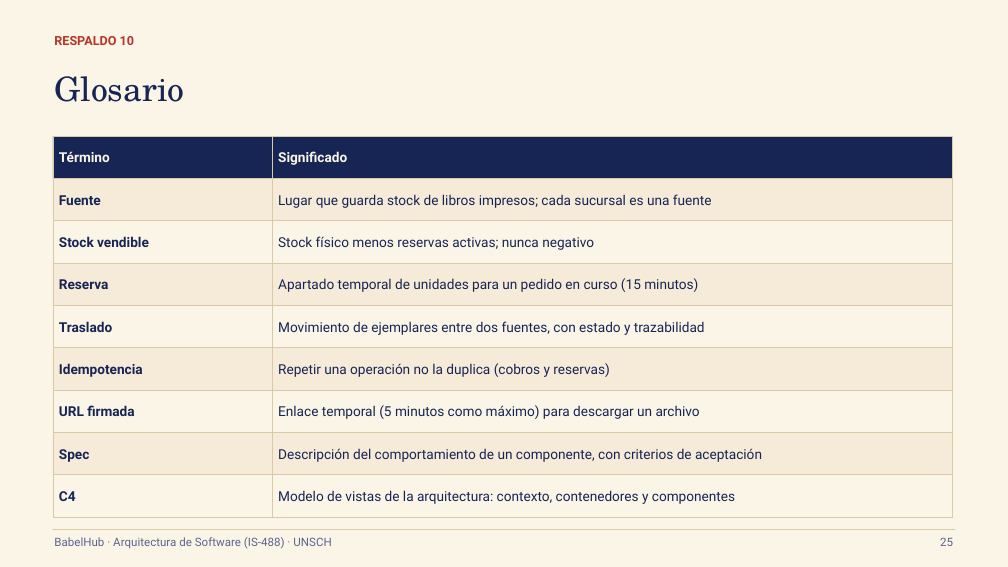
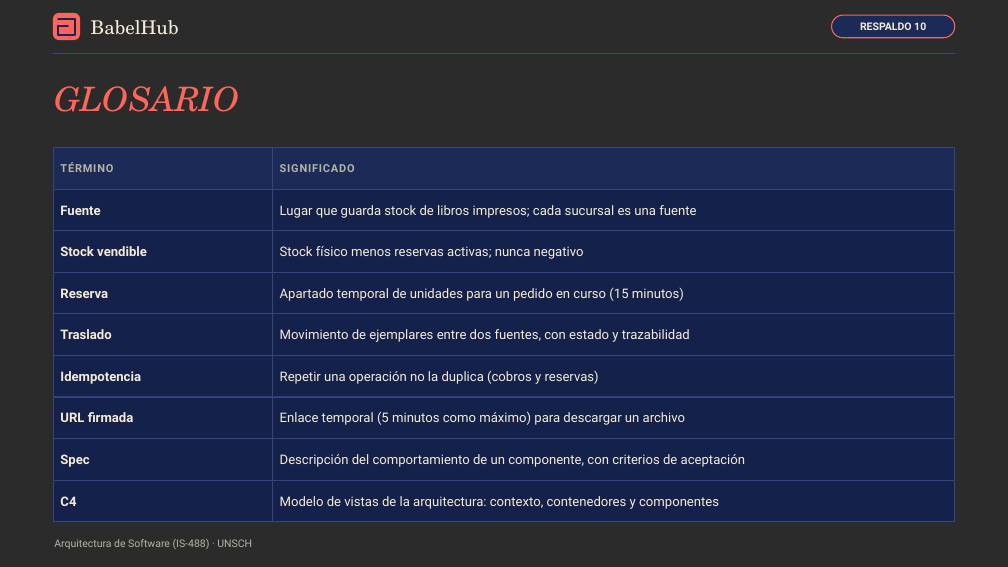
Before and after one commit to P35C4D0R4B1050/BabelHub, a slide deck: slide 25 of docs/BabelHub_Exposicion.pptx. Drawn at 1008x567 pixels with LibreOffice and Linux fonts; fonts in the diff are those of the drawing; background and template pictures are left out; a plain dark background stands for a picture behind light text. Boxes give left, top, right and bottom in pixels: in the first picture for what was removed or moved away, otherwise in the second. Text is boxed around its words. In the diff, an @@ line names an element or a change of style, - is before the commit and + after.

```diff
--- a/docs/BabelHub_Exposicion.pptx
+++ b/docs/BabelHub_Exposicion.pptx
@@ background #FBF5E8 to picture (left out) @@
@@ rounded rectangle added at <box>53,13,80,40</box>, fill #FF665A @@
@@ line added from (58, 19) to (75, 19), #172554 1.75 pt @@
@@ line added from (58, 35) to (58, 26), #172554 1.75 pt @@
@@ line added from (58, 26) to (68, 26), #172554 1.75 pt @@
@@ line added from (75, 19) to (75, 35), #172554 1.75 pt @@
@@ text added at <box>91,20,179,35</box>, 18 pt, text #F5EBD8 @@
+BabelHub
@@ rounded rectangle "RESPALDO 10": place and size @@
-rounded rectangle "RESPALDO 10" at <box>54,36,134,45</box>
+rounded rectangle "RESPALDO 10" at <box>832,15,955,38</box>
@@ rounded rectangle "RESPALDO 10" at <box>832,15,955,38</box>: size 12 to 10 pt, text colour #B5352A to #F5EBD8; alignment left to centre; vertical alignment top to middle; fill none to #1B2A57; outline none to #FF665A 1 pt @@
@@ line added from (53, 53) to (955, 53), #36457A 0.75 pt @@
@@ line added from (75, 35) to (58, 35), #172554 1.75 pt @@
@@ text at <box>54,86,239,112</box>: text changed; text colour #172554 to #FF665A; italic on @@
-Glosario
+GLOSARIO
@@ rectangle "TÉRMINO" at <box>53,147,272,189</box>: fill #172554 to #1B2A57; outline #D9C9A5 0.75 pt to #36457A 0.75 pt @@
@@ 10 rectangles: place and size @@
-10 rectangles at <box>53,136,953,348</box>
+10 rectangles at <box>53,147,955,355</box>
@@ rectangle "SIGNIFICADO" at <box>272,147,955,189</box>: fill #172554 to #1B2A57; outline #D9C9A5 0.75 pt to #36457A 0.75 pt @@
@@ text in rectangle at <box>60,162,113,172</box>: text changed; size 13 to 10.5 pt; text colour #FBF5E8 to #B7B3A8 @@
-Término
+TÉRMINO
@@ text in rectangle at <box>280,164,355,172</box>: text changed; size 13 to 10.5 pt; text colour #FBF5E8 to #B7B3A8 @@
-Significado
+SIGNIFICADO
@@ size 13 to 12.5 pt, text colour #172554 to #F5EBD8; fill #F5EBD8 to #14214A; outline #D9C9A5 0.75 pt to #36457A 0.75 pt in 8 elements at <box>53,439,272,480</box>, <box>272,439,955,480</box>, <box>53,355,272,397</box>, <box>272,355,955,397</box>, <box>53,272,272,314</box>, <box>272,272,955,314</box>, <box>53,189,272,231</box>, <box>272,189,955,231</box> @@
@@ size 13 to 12.5 pt, text colour #172554 to #F5EBD8; fill #FBF5E8 to #14214A; outline #D9C9A5 0.75 pt to #36457A 0.75 pt in 8 elements at <box>53,480,272,522</box>, <box>272,480,955,522</box>, <box>53,397,272,439</box>, <box>272,397,955,439</box>, <box>53,314,272,355</box>, <box>272,314,955,355</box>, <box>53,231,272,272</box>, <box>272,231,955,272</box> @@
@@ 8 rectangles: place and size @@
-8 rectangles at <box>53,348,953,517</box>
+8 rectangles at <box>53,355,955,522</box>
@@ line removed from (53, 529) to (955, 529) @@
@@ text at <box>54,539,252,549</box>: text changed; size 11 to 10 pt; text colour #5B6490 to #B7B3A8 @@
-BabelHub · Arquitectura de Software (IS-488) · UNSCH
+Arquitectura de Software (IS-488) · UNSCH
@@ text removed at <box>940,537,953,546</box> @@
-25
```
Also in this commit, not shown: 24 other slides changed.
